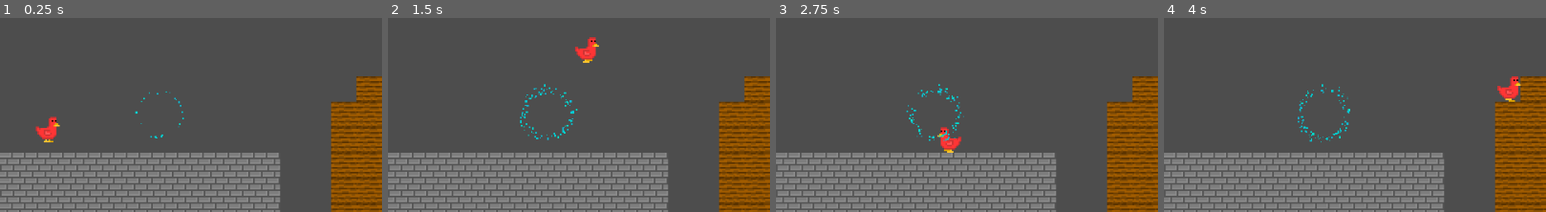
Above: before the commit, frames 1-4 (left to right).
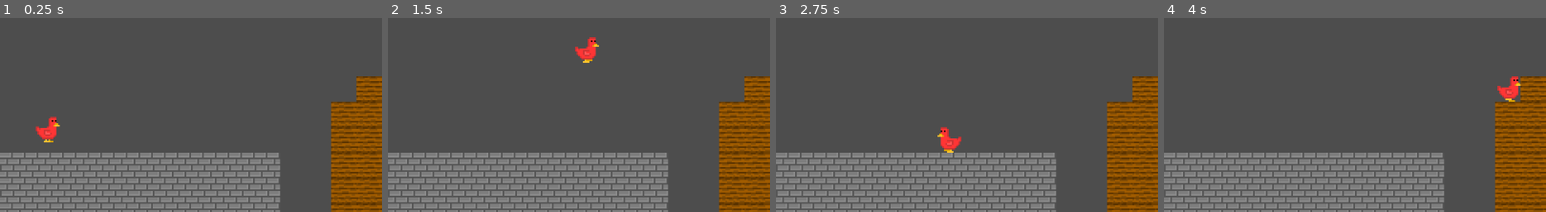
Above: after the commit, the same moments.

Repository: Birb-Games/birb-run
Game: Godot game, scene res://scenes/Root.tscn
Two runs of this game, one before a commit and one after it. Both use one fixed random seed, a clock stepped at 60 frames per second and the inputs below.
Inputs:
- Up to frame 1 (0.25 s): no input
- Up to frame 2 (1.5 s): hold Right (move_right) from 0.53 s (still down); tap Up (jump) at 0.77 s
- Up to frame 3 (2.75 s): tap Up (jump) at 1.52 s; release Right (move_right) at 2.03 s; hold Left (move_left) from 2.03 s (still down)
- Up to frame 4 (4 s): release Left (move_left) at 2.78 s; hold Right (move_right) from 2.78 s (still down); tap Up (jump) at 3.02, 3.77 s
The pictures show only the part of the screen within x 0-50%, y 46-96%; the shares and areas given below are measured in that part.

The runs differ from the first frame. In frame 1, less than 0.1% of the frame differs, in the area x 35-49%, y 37-63%; in frame 2, 0.4%, in the area x 34-50%, y 33-64%; in frame 3, 0.4%; in frame 4, 0.4%.

Commit message:
Made bottom level bound scale with level as well

Diff:
--- a/scenes/DeathBoundary.tscn
+++ b/scenes/DeathBoundary.tscn
@@ -1,16 +1,38 @@
-[gd_scene load_steps=3 format=3 uid="uid://dc8es0k4ttlx5"]
+[gd_scene load_steps=5 format=3 uid="uid://dc8es0k4ttlx5"]
 
 [ext_resource type="Script" path="res://scripts/DeathBoundary.gd" id="1_nvy3n"]
+[ext_resource type="Texture2D" uid="uid://unqktk43tabt" path="res://assets/sprites/death_particle.png" id="2_oiomv"]
 
 [sub_resource type="WorldBoundaryShape2D" id="WorldBoundaryShape2D_bvt76"]
 distance = -544.0
 
-[node name="DeathBoundary" type="Area2D" node_paths=PackedStringArray("player")]
+[sub_resource type="ParticleProcessMaterial" id="ParticleProcessMaterial_3hodo"]
+lifetime_randomness = 1.0
+particle_flag_disable_z = true
+direction = Vector3(0, -1, 0)
+spread = 15.0
+initial_velocity_min = 300.0
+initial_velocity_max = 450.0
+gravity = Vector3(0, 98, 0)
+scale_min = 0.5
+scale_max = 1.75
+hue_variation_min = -0.06
+hue_variation_max = 0.4
+
+[node name="DeathBoundary" type="Area2D" node_paths=PackedStringArray("death_particles")]
 script = ExtResource("1_nvy3n")
-player = NodePath("")
-start = Vector2(59, 386)
+death_particles = NodePath("GPUParticles2D")
 
 [node name="CollisionShape2D" type="CollisionShape2D" parent="."]
 shape = SubResource("WorldBoundaryShape2D_bvt76")
 
+[node name="GPUParticles2D" type="GPUParticles2D" parent="."]
+emitting = false
+amount = 35
+process_material = SubResource("ParticleProcessMaterial_3hodo")
+texture = ExtResource("2_oiomv")
+lifetime = 0.5
+one_shot = true
+explosiveness = 0.75
+
 [connection signal="body_entered" from="." to="." method="_on_body_entered"]
--- a/scenes/Levels/Level0.tscn
+++ b/scenes/Levels/Level0.tscn
@@ -17,6 +17,3 @@
 [node name="Home" type="Marker2D" parent="."]
 position = Vector2(59, 386)
 gizmo_extents = 14.0
-
-[node name="WinGate2" parent="." instance=ExtResource("2_10rja")]
-position = Vector2(200, 400)
--- a/scenes/Root.tscn
+++ b/scenes/Root.tscn
@@ -1,46 +1,20 @@
-[gd_scene load_steps=8 format=3 uid="uid://ct2d8b0xfiepn"]
+[gd_scene load_steps=6 format=3 uid="uid://ct2d8b0xfiepn"]
 
 [ext_resource type="Script" path="res://scripts/Main.gd" id="1_77vjf"]
 [ext_resource type="PackedScene" uid="uid://cclinrvnuno6c" path="res://scenes/Character.tscn" id="1_kneti"]
 [ext_resource type="Script" path="res://scripts/CameraController.gd" id="3_nejv0"]
 [ext_resource type="PackedScene" uid="uid://dc8es0k4ttlx5" path="res://scenes/DeathBoundary.tscn" id="5_w5tu4"]
 [ext_resource type="PackedScene" uid="uid://ps3upauivid1" path="res://scenes/LevelEdge.tscn" id="6_cgy5j"]
-[ext_resource type="Texture2D" uid="uid://unqktk43tabt" path="res://assets/sprites/death_particle.png" id="6_l3j8q"]
-
-[sub_resource type="ParticleProcessMaterial" id="ParticleProcessMaterial_syvnx"]
-lifetime_randomness = 1.0
-particle_flag_disable_z = true
-direction = Vector3(0, -1, 0)
-spread = 15.0
-initial_velocity_min = 300.0
-initial_velocity_max = 450.0
-gravity = Vector3(0, 98, 0)
-scale_min = 0.5
-scale_max = 1.75
-hue_variation_min = -0.06
-hue_variation_max = 0.4
 
 [node name="Root" type="Node2D"]
 script = ExtResource("1_77vjf")
 
 [node name="Player" parent="." instance=ExtResource("1_kneti")]
-position = Vector2(23, 426)
 
 [node name="Camera2D" type="Camera2D" parent="."]
 script = ExtResource("3_nejv0")
 
-[node name="DeathBoundary" parent="." node_paths=PackedStringArray("player", "death_particles") instance=ExtResource("5_w5tu4")]
-player = NodePath("../Player")
-death_particles = NodePath("GPUParticles2D")
-
-[node name="GPUParticles2D" type="GPUParticles2D" parent="DeathBoundary"]
-emitting = false
-amount = 35
-process_material = SubResource("ParticleProcessMaterial_syvnx")
-texture = ExtResource("6_l3j8q")
-lifetime = 0.5
-one_shot = true
-explosiveness = 0.75
+[node name="DeathBoundary" parent="." instance=ExtResource("5_w5tu4")]
 
 [node name="LeftLevelEdge" parent="." instance=ExtResource("6_cgy5j")]
 
--- a/scripts/DeathBoundary.gd
+++ b/scripts/DeathBoundary.gd
@@ -1,11 +1,14 @@
 extends Area2D
 
-@export var player: CharacterBody2D
 @export var death_particles: GPUParticles2D
 
 var home: Marker2D # Where the player starts in the level, must be updated on level change
+var player: CharacterBody2D
 
 signal player_died # currently unused
+
+func _ready():
+	player = $/root/Root/Player
 
 func _on_body_entered(body):
 	if body.name == player.name:
--- a/scripts/Main.gd
+++ b/scripts/Main.gd
@@ -40,6 +40,7 @@
 		#Set the level bounds
 		$LeftLevelEdge.position.x = bounding_rect.position.x * tile_size_x
 		$RightLevelEdge.position.x = bounding_rect.end.x * tile_size_x
+		$DeathBoundary/CollisionShape2D.shape.distance = -bounding_rect.end.y * tile_size_y
 
 		load_level.emit()
 	else:
